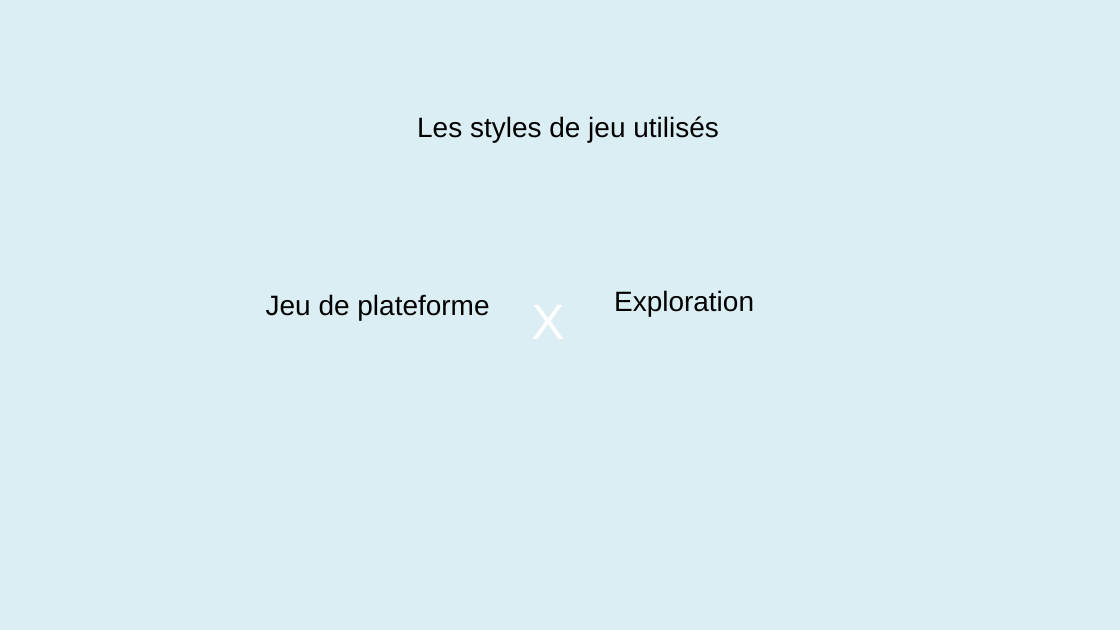
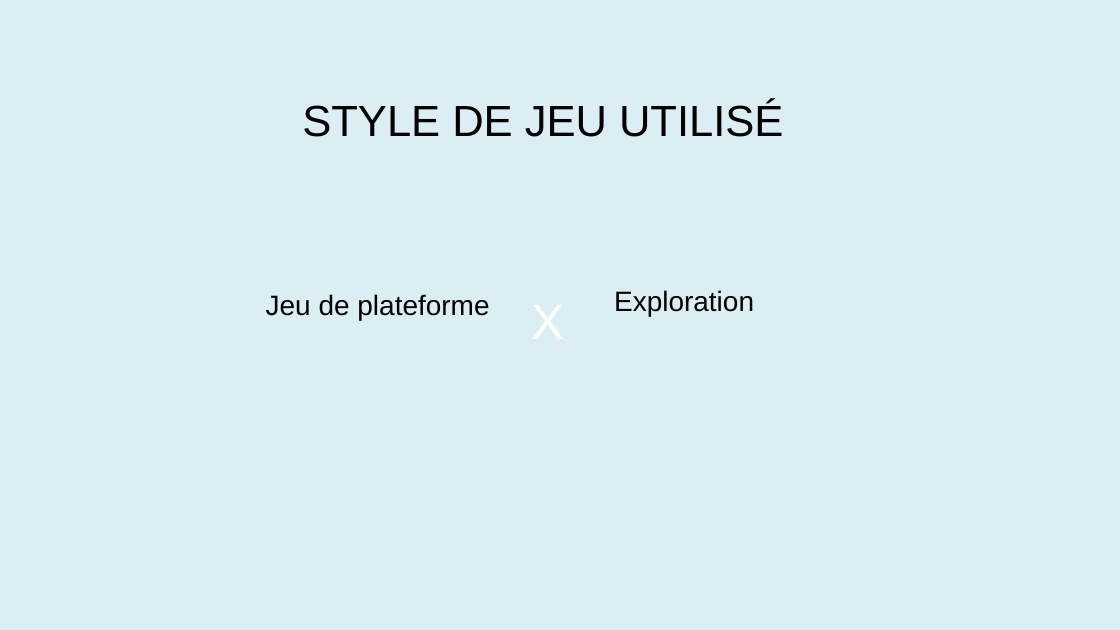
Before and after one commit to LordPet/inf5071_FollowThePills, a slide deck: slide 3 of presentation1.pptx. Drawn at 1120x630 pixels with LibreOffice and Linux fonts; fonts in the diff are those of the drawing. Boxes give left, top, right and bottom in pixels: in the first picture for what was removed or moved away, otherwise in the second. Text is boxed around its words. In the diff, an @@ line names an element or a change of style, - is before the commit and + after.

```diff
--- a/presentation1.pptx
+++ b/presentation1.pptx
@@ text at bbox=[302, 101, 783, 137]: text changed; size 18 to 28 pt @@
-Les styles de jeu utilisés
+STYLE DE JEU UTILISÉ
```
Also in this commit, not shown: 10 other slides changed, 3 other files.
